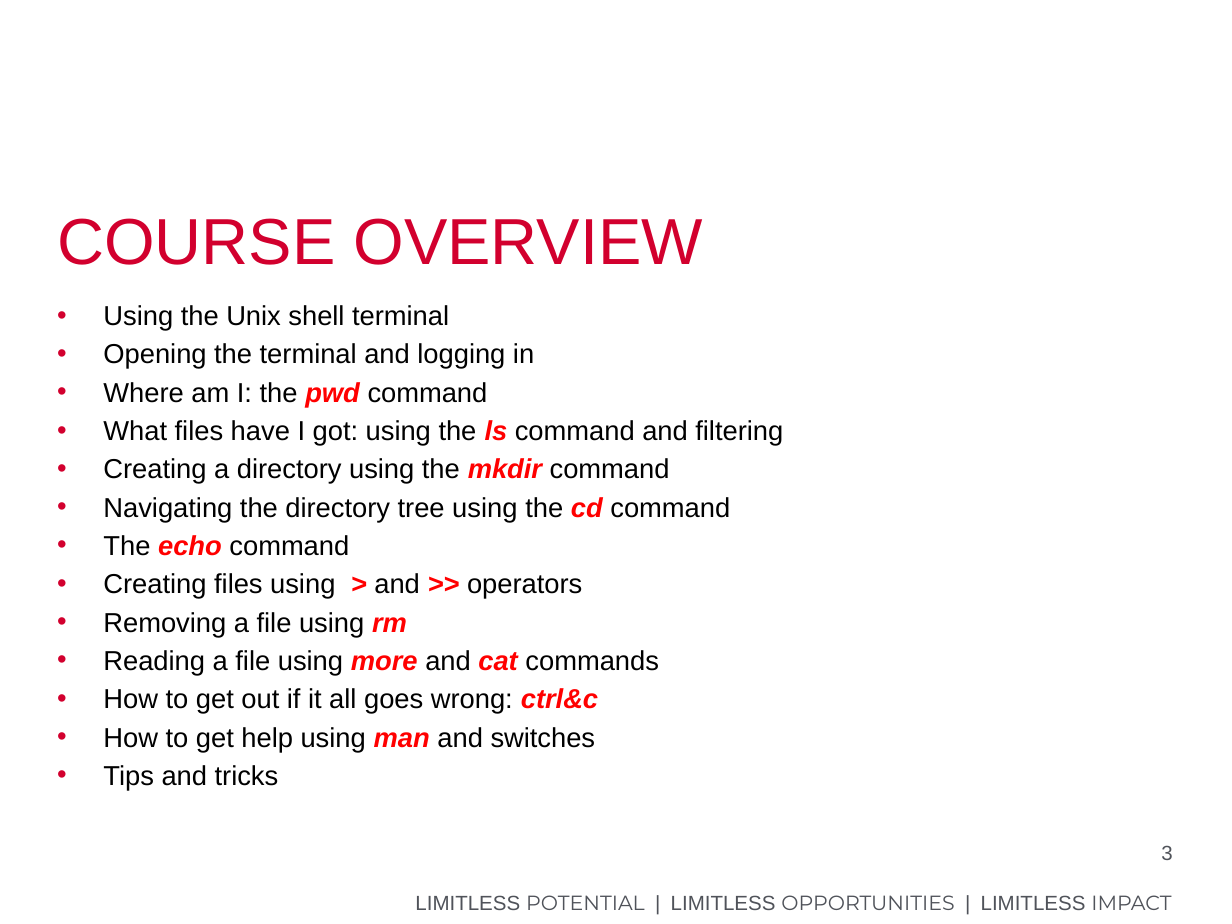
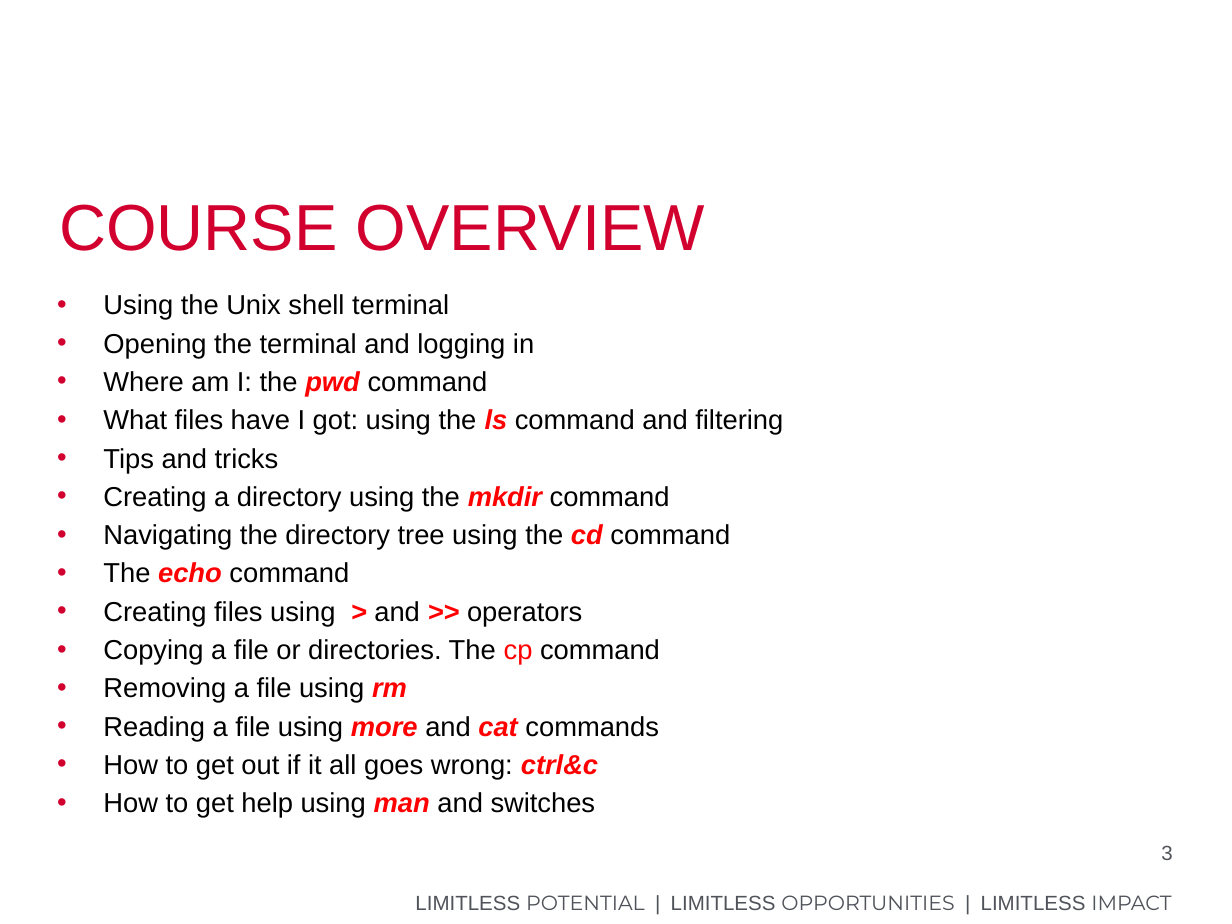
Before and after one commit to paulmheaton/Unix_primer, a slide deck: slide 3 of Unix_primer.pptx. Drawn at 1232x924 pixels with LibreOffice and Linux fonts; fonts in the diff are those of the drawing; background and template pictures are left out. Boxes give left, top, right and bottom in pixels: in the first picture for what was removed or moved away, otherwise in the second. Text is boxed around its words. In the diff, an @@ line names an element or a change of style, - is before the commit and + after.

```diff
--- a/Unix_primer.pptx
+++ b/Unix_primer.pptx
@@ title "COURSE OVERVIEW": place and size @@
-title "COURSE OVERVIEW" at [57,218,703,265]
+title "COURSE OVERVIEW" at [59,204,705,251]
@@ text "Using the Unix shell terminal": place and size @@
-text "Using the Unix shell terminal" at [103,305,783,791]
+text "Using the Unix shell terminal" at [103,294,783,818]
@@ text at [103,448,279,473]: paragraph added @@
+• Tips and tricks
@@ text at [103,639,660,665]: paragraph added @@
+• Copying a file or directories. The cp command
@@ text at [103,765,279,791]: paragraph removed @@
-• Tips and tricks
```
Also in this commit, not shown: 1 slide added, 2 other files.
